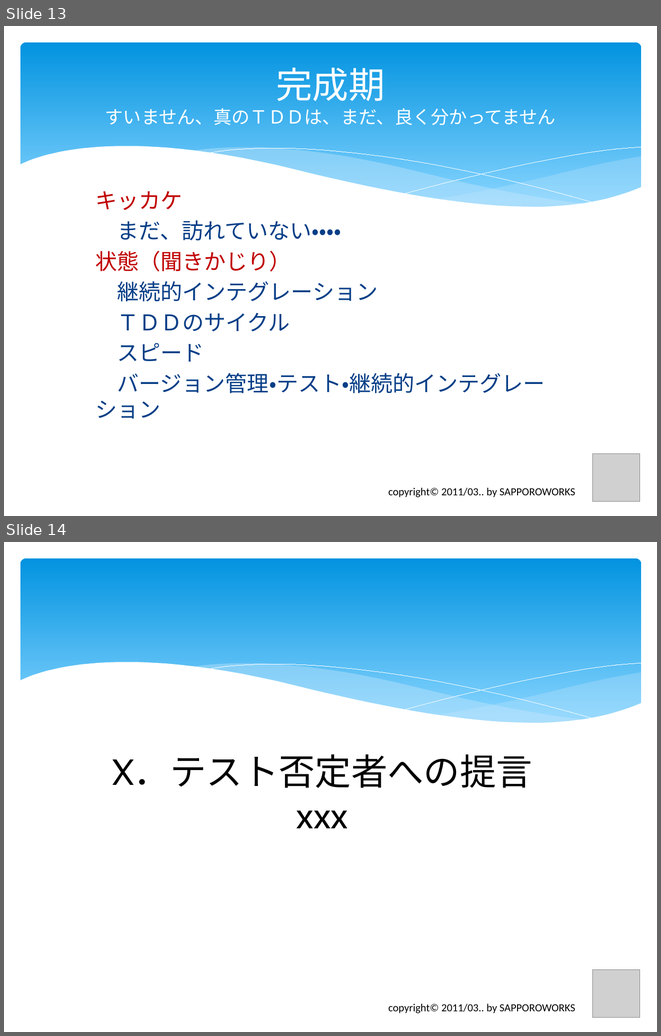
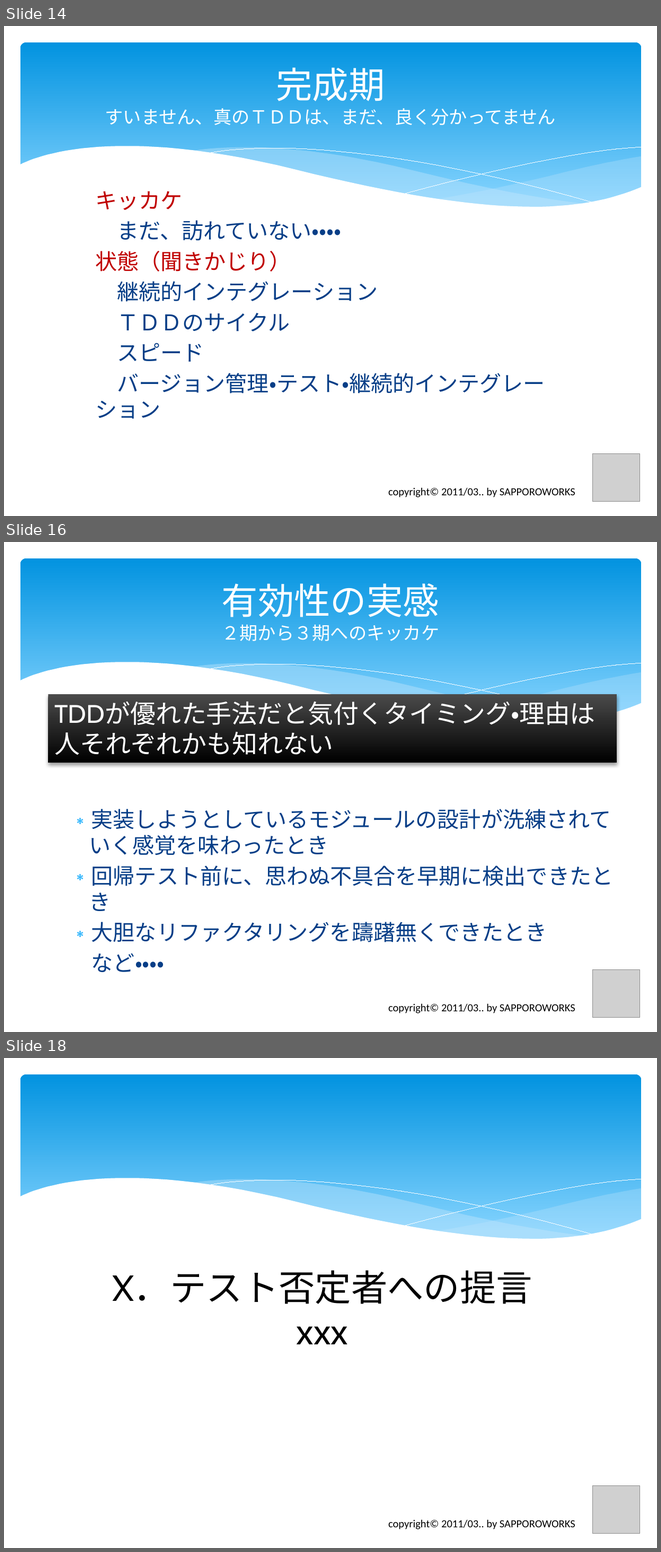
Before and after one commit to furuya02/clrh78, a slide deck: C# から Java へのプログラム移植で体験したTDDの効果は？.pptx. Shown one above the other, each under a label of ours: slides 13 and 14 before the commit, slides 14, 16 and 18 after it; the slides between them are not shown. The pictures are 661x1036 and 661x1552 pixels, drawn with LibreOffice and Linux fonts; fonts in the diff are those of the drawing; grey boxes stand for pictures. Boxes give left, top, right and bottom in pixels: in the first picture for what was removed or moved away, otherwise in the second. Text is boxed around its words. In the diff, an @@ line names an element or a change of style, - is before the commit and + after.

```diff
--- a/C# から Java へのプログラム移植で体験したTDDの効果は？.pptx
+++ b/C# から Java へのプログラム移植で体験したTDDの効果は？.pptx
@@ slide 16 added at box(4, 542, 657, 1032), background #FFFFFF; not listed: 6 template elements that a slide beside it also shows @@
@@ title added at box(221, 583, 439, 641), 20 pt, text #FFFFFF @@
+有効性の実感
+２期から３期へのキッカケ
@@ rectangle added at box(49, 694, 617, 762), fill gradient #4B4B4B to #000000, 28 pt, text #FFFFFF @@
+TDDが優れた手法だと気付くタイミング・理由は人それぞれかも知れない
@@ text added at box(89, 809, 613, 972), 24 pt, text #073E87 @@
+∗ 実装しようとしているモジュールの設計が洗練されていく感覚を味わったとき
+∗ 回帰テスト前に、思わぬ不具合を早期に検出できたとき
+∗ 大胆なリファクタリングを躊躇無くできたとき
+など・・・・
@@ picture added at box(593, 969, 640, 1017) @@
@@ text added at box(388, 1003, 575, 1013), 12 pt, text #000000 @@
+copyright© 2011/03.. by SAPPOROWORKS
@@ what was slide 13 is now slide 14 @@
@@ what was slide 14 is now slide 18 @@
```
Also in this commit, not shown: 4 slides changed, 16 other slides added.
